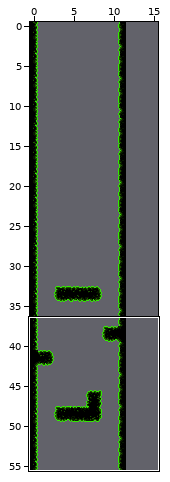
An edit to a level. Tiled map, tiled/tmx/green/green_first.tmx. Above, an overview of the earlier version with the close-up marked.
Close-up. As it was:
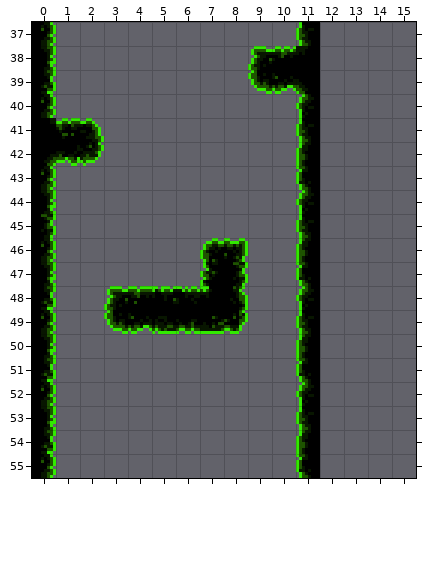
Cells are 8x8 px. Shown: x 0..15, y 37..55. The commit also changed other parts of the map, which this record leaves out. The old version is drawn lined up with the new one.
And afterwards:
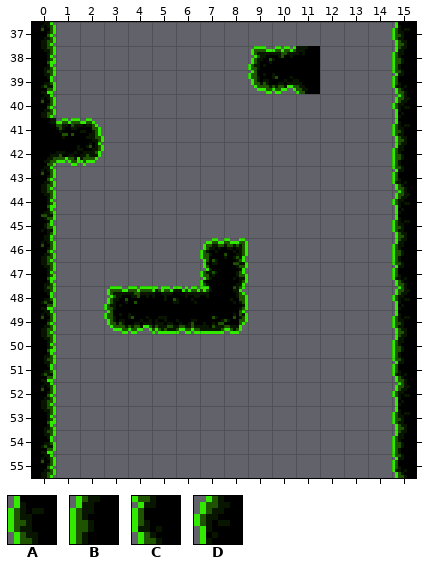
Key: from "tiles_green": A 18, B 36, C 54, D 72.
_ is an empty cell, . an unchanged one.
The edit:
map size 12x56 -> 16x56 cells
--- layer "border"
@@ x 11..15 @@
-37 A..._
-38 ...._
-39 ...._
-40 D..._
-41 A..._
-42 B..._
-43 C..._
-44 D..._
-45 A..._
-46 B..._
-47 C..._
-48 D..._
-49 A..._
-50 B..._
-51 C..._
-52 D..._
-53 A..._
-54 B..._
-55 C..._
+37 _...A
+38 ....B
+39 ....C
+40 _...D
+41 _...A
+42 _...B
+43 _...C
+44 _...D
+45 _...A
+46 _...B
+47 _...C
+48 _...D
+49 _...A
+50 _...B
+51 _...C
+52 _...D
+53 _...A
+54 _...B
+55 _...C
Pixel boxes of the changes (left, top, right, bottom) in both close-ups:
removed: (296, 22, 320, 46)
added: (392, 22, 416, 478)
removed: (296, 94, 320, 478)
